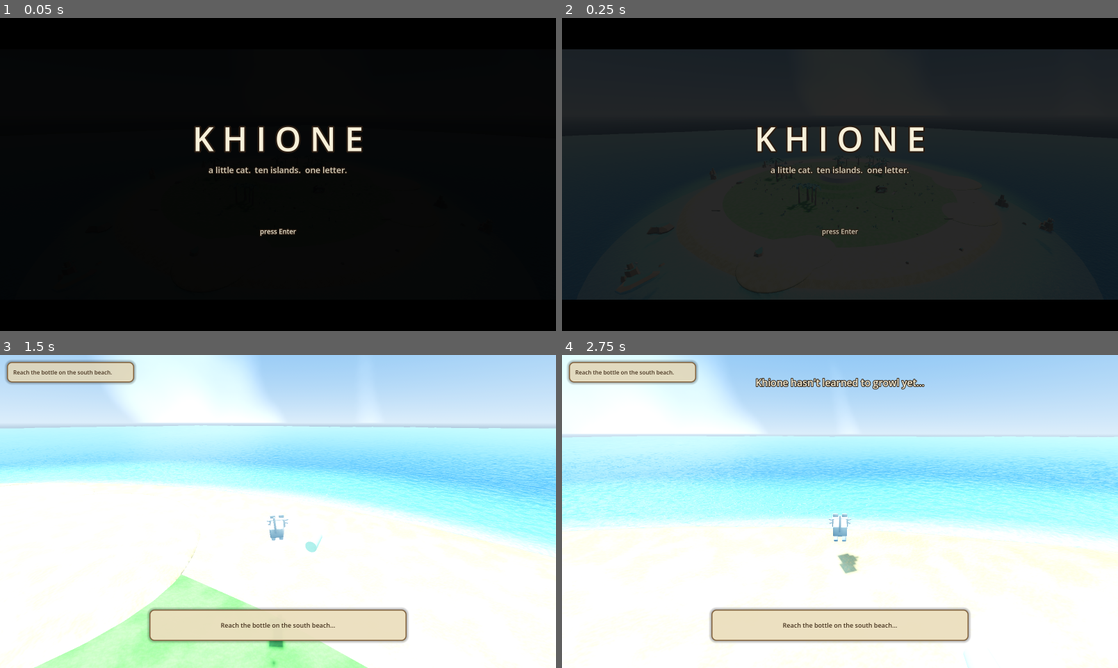
Above: before the commit, frames 1-4 (two rows, left to right).
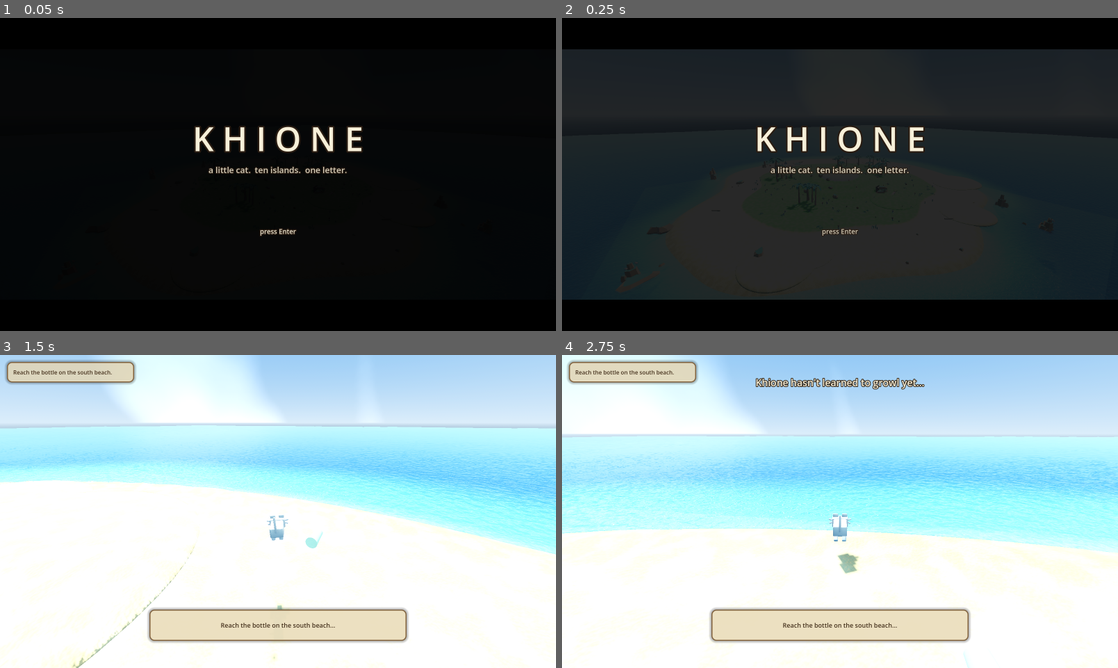
Above: after the commit, the same moments.

Repository: seykafu/KhioneGame
Game: Godot game, scene res://scenes/main.tscn
Same seed, same stepped clock (60 frames per second), same inputs: the game is played once before the commit and once after it.
Inputs (mouse positions are in pixels of both pictures, inside the frame that each line leads up to):
- Up to frame 1 (0.05 s): no input
- Up to frame 2 (0.25 s): no input
- Up to frame 3 (1.5 s): tap Enter (ui_accept) at 0.5 s; move the mouse to (305, 511) at 0.52 s; hold Shift (run) 0.53-1.28 s; hold W (move_forward) from 0.53 s (still down); click (305, 511) at 0.67 s; tap Space (jump) at 0.77, 0.8, 1.07, 1.35 s; move the mouse to (250, 511) at 1.27 s
- Up to frame 4 (2.75 s): keep holding W (move_forward); tap Space (jump) at 1.52, 1.82 s; tap Shift (run) at 1.55 s; move the mouse to (851, 505) at 2.02 s; hold Space (jump) from 2.03 s (still down); tap G (growl) at 2.1 s

The runs differ from the first frame. In frame 3, 9.8% of the frame differs, in the area x 0-100%, y 22-100%; in frame 4, 4.4%.

Commit message:
Ahalo terrain resculpt: sculpted heightfield island
Replaces the stacked-cylinder island with a SurfaceTool heightfield
(140x140 verts, 108m span) driven by an analytic coastline shared by
the mesh generator, terrain shader, and water shader: coves and
headlands from damped sine harmonics, with the southern boat channel
kept flat. Terraces preserve the puzzle height contract (beach 0,
grass 0.3, tiers 1.3/2.3/3.3) so every hardpoint puzzle still sits
where it did; all four Ahalo suites pass on the new ground.

New terrain shader blends sand, grass, and summit rock by height and
coast distance, with a wet band hugging the true waterline and an
underwater fade into deep-water blue so the mesh edge disappears.
Water foam now follows the sculpted coast via coast_offset(). Rock
outcrops ring the terrace lips. Departure pawprints moved onto the
new channel beach.

Co-Authored-By: Claude Fable 5 <noreply@anthropic.com>

Diff:
--- a/scripts/islands/ahalo.gd
+++ b/scripts/islands/ahalo.gd
@@ -58,28 +58,92 @@
 	_add_location_trigger(Vector3(-14.5, 0, 4.4), 8.0, "The Hillside Den")
 	_add_location_trigger(Vector3(0, 3.3, 0), 7.0, "The Old Summit")
 
+## The island's coastline, shared analytically with the terrain and water
+## shaders so mesh, wet band, and foam all agree. The southern sector is
+## damped flat: that's the boat channel.
+func _coast_radius(theta: float) -> float:
+	var wob := 2.6 * sin(3.0 * theta + 1.7) + 1.7 * sin(5.0 * theta + 4.2) \
+			+ 1.1 * sin(8.0 * theta + 0.9)
+	var d := absf(wrapf(theta - PI / 2.0, -PI, PI))
+	wob *= smoothstep(0.55, 1.1, d)
+	return 40.0 + wob
+
+## Terraced height field: beach 0, grass 0.3, tiers 1.3 / 2.3 / 3.3 — the
+## same height contract the puzzles were built on, with steep (jump-only)
+## terrace lips and a walkable grass ramp.
+func _terrain_height(x: float, z: float) -> float:
+	var d := Vector2(x, z).length()
+	var theta := atan2(z, x)
+	var coast := _coast_radius(theta)
+	if d >= coast:
+		return -6.0 * clampf((d - coast) / 12.0, 0.0, 1.0)
+	var grass_r := coast * 0.74
+	var h := 0.3 * (1.0 - smoothstep(grass_r - 2.0, grass_r - 0.4, d))
+	h += 1.0 * (1.0 - smoothstep(12.6, 13.4, d))
+	h += 1.0 * (1.0 - smoothstep(9.0, 9.7, d))
+	h += 1.0 * (1.0 - smoothstep(5.7, 6.4, d))
+	return h
+
 func _build_island() -> void:
-	_sand_mat = _island_material(SAND, Color(0.85, 0.75, 0.52), 11, true)
-	_grass_mat = _island_material(GRASS, Color(0.33, 0.6, 0.27), 22, false)
-	# Sandy base: flat top at y=0, gentle beach slope down into the water.
-	_add_mesh(_cylinder(40.0, 55.0, 6.0), Vector3(0, -3.0, 0), SAND, true, _sand_mat)
-	# Grass plateau with a tapered edge so Khione can walk up without jumping.
-	_add_mesh(_cylinder(30.0, 33.0, 0.3), Vector3(0, 0.15, 0), GRASS, true, _grass_mat)
-	# Tiered hill in the middle — each 1m step is a deliberate jump challenge.
-	_add_mesh(_cylinder(12.0, 13.5, 1.0), Vector3(0, 0.8, 0), GRASS, true, _grass_mat)
-	_add_mesh(_cylinder(8.5, 9.8, 1.0), Vector3(0, 1.8, 0), GRASS, true, _grass_mat)
-	_add_mesh(_cylinder(5.5, 6.5, 1.0), Vector3(0, 2.8, 0), ROCK)
+	_sand_mat = _terrain_material()
+	_grass_mat = _sand_mat
+	# One sculpted terrain mesh replaces the old cylinder stack.
+	var st := SurfaceTool.new()
+	st.begin(Mesh.PRIMITIVE_TRIANGLES)
+	var n := 140
+	var span := 108.0
+	var step := span / (n - 1)
+	var heights := []
+	for iz in n:
+		var row := PackedFloat32Array()
+		for ix in n:
+			var x := -span / 2.0 + ix * step
+			var z := -span / 2.0 + iz * step
+			row.append(_terrain_height(x, z))
+		heights.append(row)
+	for iz in n - 1:
+		for ix in n - 1:
+			var x0 := -span / 2.0 + ix * step
+			var z0 := -span / 2.0 + iz * step
+			var p00 := Vector3(x0, heights[iz][ix], z0)
+			var p10 := Vector3(x0 + step, heights[iz][ix + 1], z0)
+			var p01 := Vector3(x0, heights[iz + 1][ix], z0 + step)
+			var p11 := Vector3(x0 + step, heights[iz + 1][ix + 1], z0 + step)
+			for p: Vector3 in [p00, p10, p11, p00, p11, p01]:
+				st.set_uv(Vector2(p.x, p.z) * 0.05)
+				st.add_vertex(p)
+	st.generate_normals()
+	st.generate_tangents()
+	var terrain := MeshInstance3D.new()
+	terrain.mesh = st.commit()
+	terrain.material_override = _sand_mat
+	add_child(terrain)
+	terrain.create_trimesh_collision()
+	_scatter_outcrops()
 	_scatter_dunes()
 
-func _island_material(base: Color, alt: Color, seed_v: int, wet: bool) -> ShaderMaterial:
+func _terrain_material() -> ShaderMaterial:
 	var m := ShaderMaterial.new()
 	m.shader = load("res://shaders/island.gdshader")
-	m.set_shader_parameter("base_color", base)
-	m.set_shader_parameter("alt_color", alt)
-	m.set_shader_parameter("noise_tex", _noise_tex(seed_v, 0.06))
-	m.set_shader_parameter("detail_normal", _noise_tex(seed_v + 100, 0.15, true))
-	m.set_shader_parameter("wet_enabled", 1.0 if wet else 0.0)
+	m.set_shader_parameter("noise_tex", _noise_tex(11, 0.06))
+	m.set_shader_parameter("detail_normal", _noise_tex(111, 0.15, true))
 	return m
+
+## Rock outcrops along the terrace lips hide their circular geometry.
+func _scatter_outcrops() -> void:
+	var rng := RandomNumberGenerator.new()
+	rng.seed = 616
+	var pools: Array = [load("res://assets/nature/rock_smallA.glb"),
+			load("res://assets/nature/rock_smallB.glb"), load("res://assets/nature/rock_largeB.glb")]
+	for def: Array in [[13.0, 10, 0.7], [9.35, 8, 1.7], [6.05, 6, 2.7]]:
+		var radius: float = def[0]
+		var count: int = def[1]
+		var base_y: float = def[2]
+		for i in count:
+			var a := TAU * i / count + rng.randf_range(-0.2, 0.2)
+			var pos := Vector3(cos(a) * radius, base_y + rng.randf_range(-0.1, 0.1), sin(a) * radius)
+			_add_scene(pools[rng.randi_range(0, pools.size() - 1)], pos,
+					rng.randf_range(0.0, TAU), rng.randf_range(1.3, 2.1), true)
 
 func _noise_tex(seed_v: int, freq: float, as_normal := false) -> NoiseTexture2D:
 	var noise := FastNoiseLite.new()
@@ -126,6 +190,8 @@
 	sm.shader = load("res://shaders/water.gdshader")
 	sm.set_shader_parameter("wave_normal1", _noise_tex(51, 0.08, true))
 	sm.set_shader_parameter("wave_normal2", _noise_tex(52, 0.13, true))
+	sm.set_shader_parameter("shore_radius", 40.0)
+	sm.set_shader_parameter("coast_wobble", 1.0)
 	mi.material_override = sm
 	mi.position = Vector3(0, WATER_SURFACE_Y, 0)
 	add_child(mi)
--- a/scripts/puzzles/raft_departure.gd
+++ b/scripts/puzzles/raft_departure.gd
@@ -206,7 +206,7 @@
 		m.roughness = 1.0
 		paw.material_override = m
 		var flip := 1.0 if i % 2 == 0 else -1.0
-		paw.position = Vector3(1.5, 0.03, 29.0) + dir * (0.55 * i) + side * 0.16 * flip
+		paw.position = Vector3(2.0, 0.05, 31.5) + dir * (0.55 * i) + side * 0.16 * flip
 		paw.rotation.y = atan2(dir.x, dir.z)
 		add_child(paw)
 
--- a/shaders/island.gdshader
+++ b/shaders/island.gdshader
@@ -1,16 +1,28 @@
 shader_type spatial;
-// Ground shader for Ahalo: noise-broken color variation, micro normal
-// detail, and a darker wet-sand band near the waterline (radial).
+// Terrain shader for Ahalo's sculpted island mesh. Blends sand, grass, and
+// summit rock by height and coast distance, with noise variation, micro
+// normals, and a wet-sand band that follows the analytic coastline (the
+// same function the mesh generator and water shader use).
 
-uniform vec3 base_color : source_color = vec3(0.93, 0.85, 0.63);
-uniform vec3 alt_color : source_color = vec3(0.85, 0.75, 0.52);
+uniform vec3 sand_color : source_color = vec3(0.93, 0.85, 0.63);
+uniform vec3 sand_alt : source_color = vec3(0.85, 0.75, 0.52);
+uniform vec3 grass_color : source_color = vec3(0.42, 0.7, 0.34);
+uniform vec3 grass_alt : source_color = vec3(0.33, 0.6, 0.27);
+uniform vec3 rock_color : source_color = vec3(0.55, 0.55, 0.58);
 uniform sampler2D noise_tex;
 uniform sampler2D detail_normal : hint_normal;
 uniform float noise_scale = 0.06;
 uniform float normal_strength = 0.35;
-uniform float wet_enabled = 1.0;
 
 varying vec3 world_pos;
+
+float coast_radius(float theta) {
+	float wob = 2.6 * sin(3.0 * theta + 1.7) + 1.7 * sin(5.0 * theta + 4.2)
+			+ 1.1 * sin(8.0 * theta + 0.9);
+	float d = abs(mod(theta - 1.5707963 + 3.14159265, 6.2831853) - 3.14159265);
+	wob *= smoothstep(0.55, 1.1, d);
+	return 40.0 + wob;
+}
 
 void vertex() {
 	world_pos = (MODEL_MATRIX * vec4(VERTEX, 1.0)).xyz;
@@ -19,10 +31,29 @@
 void fragment() {
 	float n = texture(noise_tex, world_pos.xz * noise_scale).r;
 	float n2 = texture(noise_tex, world_pos.xz * noise_scale * 5.0).r;
-	vec3 col = mix(base_color, alt_color, smoothstep(0.3, 0.7, n));
+	float d = length(world_pos.xz);
+	float theta = atan(world_pos.z, world_pos.x);
+	float coast = coast_radius(theta);
+	float grass_r = coast * 0.74;
+
+	vec3 sand = mix(sand_color, sand_alt, smoothstep(0.3, 0.7, n));
+	vec3 grass = mix(grass_color, grass_alt, smoothstep(0.3, 0.7, n));
+	// Grass covers the raised interior; sand the beach and shallows.
+	float grass_mask = (1.0 - smoothstep(grass_r - 2.0, grass_r - 0.4, d))
+			* smoothstep(0.12, 0.28, world_pos.y);
+	// Summit terrace turns to rock.
+	float rock_mask = smoothstep(2.55, 2.95, world_pos.y);
+	vec3 col = mix(sand, grass, clamp(grass_mask, 0.0, 1.0));
+	col = mix(col, rock_color, rock_mask);
 	col *= 0.95 + 0.1 * n2;
-	float shore = smoothstep(37.0, 40.8, length(world_pos.xz)) * wet_enabled;
+
+	// Wet band hugging the true coastline.
+	float shore = smoothstep(coast - 2.8, coast + 0.6, d) * (1.0 - smoothstep(0.15, 0.4, world_pos.y));
 	col = mix(col, col * 0.66, shore * 0.85);
+	// Below the waterline the seabed fades into deep-water blue so the mesh
+	// edge disappears instead of reading as a pale square under the ocean.
+	float seabed = 1.0 - smoothstep(-3.2, -0.4, world_pos.y);
+	col = mix(col, vec3(0.1, 0.3, 0.44), seabed);
 	ALBEDO = col;
 	ROUGHNESS = mix(0.95, 0.45, shore);
 	NORMAL_MAP = texture(detail_normal, world_pos.xz * noise_scale * 4.0).rgb;
--- a/shaders/water.gdshader
+++ b/shaders/water.gdshader
@@ -14,8 +14,16 @@
 uniform float shore_radius = 41.0;
 uniform float shallow_band = 13.0;
 uniform float foam_band = 2.6;
+uniform float coast_wobble = 0.0;  // 1.0 on Ahalo: foam follows the sculpted coast
 
 varying vec3 wpos;
+
+float coast_offset(float theta) {
+	float wob = 2.6 * sin(3.0 * theta + 1.7) + 1.7 * sin(5.0 * theta + 4.2)
+			+ 1.1 * sin(8.0 * theta + 0.9);
+	float d = abs(mod(theta - 1.5707963 + 3.14159265, 6.2831853) - 3.14159265);
+	return wob * smoothstep(0.55, 1.1, d);
+}
 
 void vertex() {
 	wpos = (MODEL_MATRIX * vec4(VERTEX, 1.0)).xyz;
@@ -26,12 +34,14 @@
 
 void fragment() {
 	float r = length(wpos.xz);
-	float depth_blend = smoothstep(shore_radius, shore_radius + shallow_band, r);
+	float theta = atan(wpos.z, wpos.x);
+	float local_shore = shore_radius + coast_offset(theta) * coast_wobble;
+	float depth_blend = smoothstep(local_shore, local_shore + shallow_band, r);
 	vec3 col = mix(shallow_color, deep_color, depth_blend);
 
 	// Foam: a breathing ring at the waterline, broken up by noise.
 	float breathe = sin(TIME * 0.9) * 0.5;
-	float foam = 1.0 - smoothstep(0.0, foam_band + breathe, r - shore_radius + 1.2);
+	float foam = 1.0 - smoothstep(0.0, foam_band + breathe, r - local_shore + 1.2);
 	float breakup = texture(wave_normal1, wpos.xz * 0.18 + vec2(TIME * 0.025)).r;
 	foam *= 0.55 + 0.45 * breakup;
 	col = mix(col, vec3(0.95, 0.98, 0.98), clamp(foam, 0.0, 1.0) * 0.85);
--- /dev/null
+++ b/tools/debug_terrain.gd
@@ -0,0 +1,17 @@
+extends Node
+func _ready() -> void:
+	_run()
+func _run() -> void:
+	await get_tree().process_frame
+	var ahalo: Node3D = load("res://scenes/islands/ahalo.tscn").instantiate()
+	get_tree().root.add_child(ahalo)
+	for i in 5:
+		await get_tree().process_frame
+	for p in [Vector2(0, 0), Vector2(8, 0), Vector2(15, 0), Vector2(25, 0), Vector2(35, 0), Vector2(45, 0)]:
+		print("h(", p, ") = ", ahalo._terrain_height(p.x, p.y))
+	for c in ahalo.get_children():
+		if c is MeshInstance3D and c.mesh is ArrayMesh:
+			var aabb: AABB = c.get_aabb()
+			print("terrain AABB pos=", aabb.position, " size=", aabb.size)
+			break
+	get_tree().quit()
--- /dev/null
+++ b/tools/debug_terrain.tscn
@@ -0,0 +1,6 @@
+[gd_scene load_steps=2 format=3]
+
+[ext_resource type="Script" path="res://tools/debug_terrain.gd" id="1"]
+
+[node name="DebugTerrain" type="Node"]
+script = ExtResource("1")
